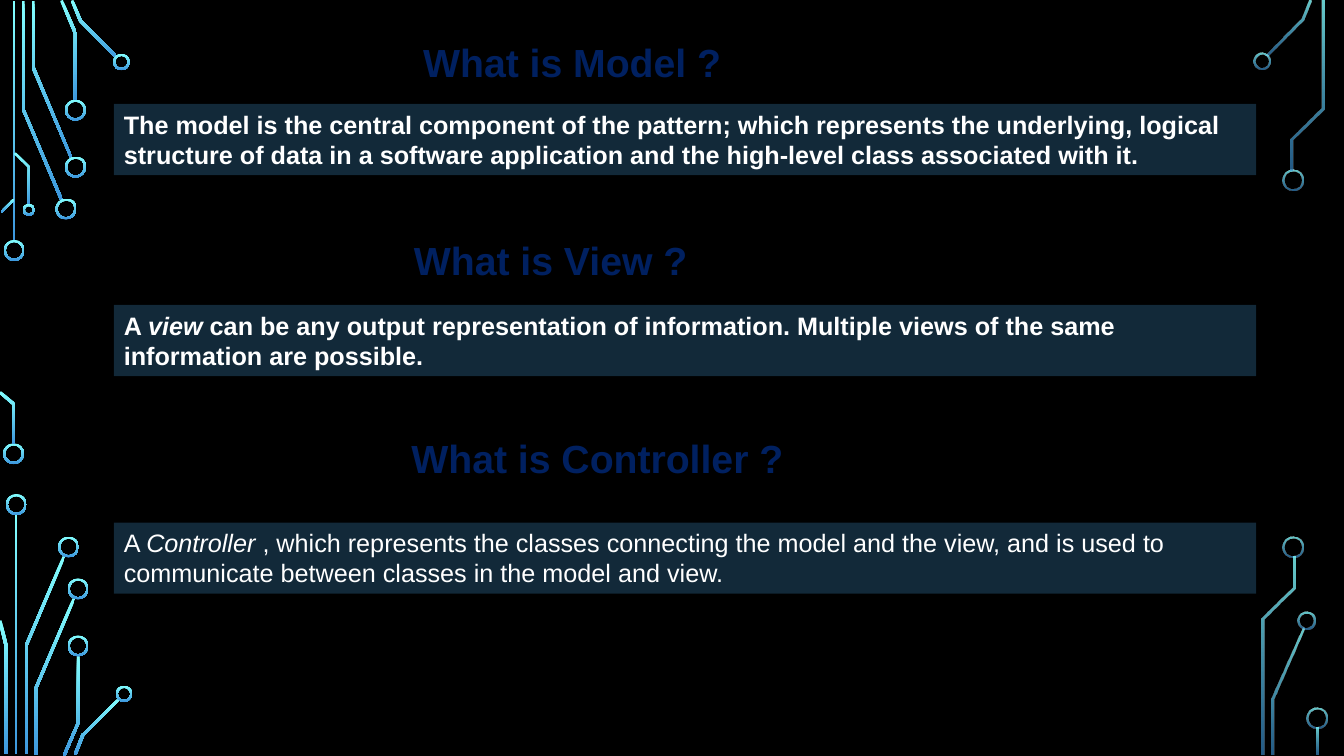
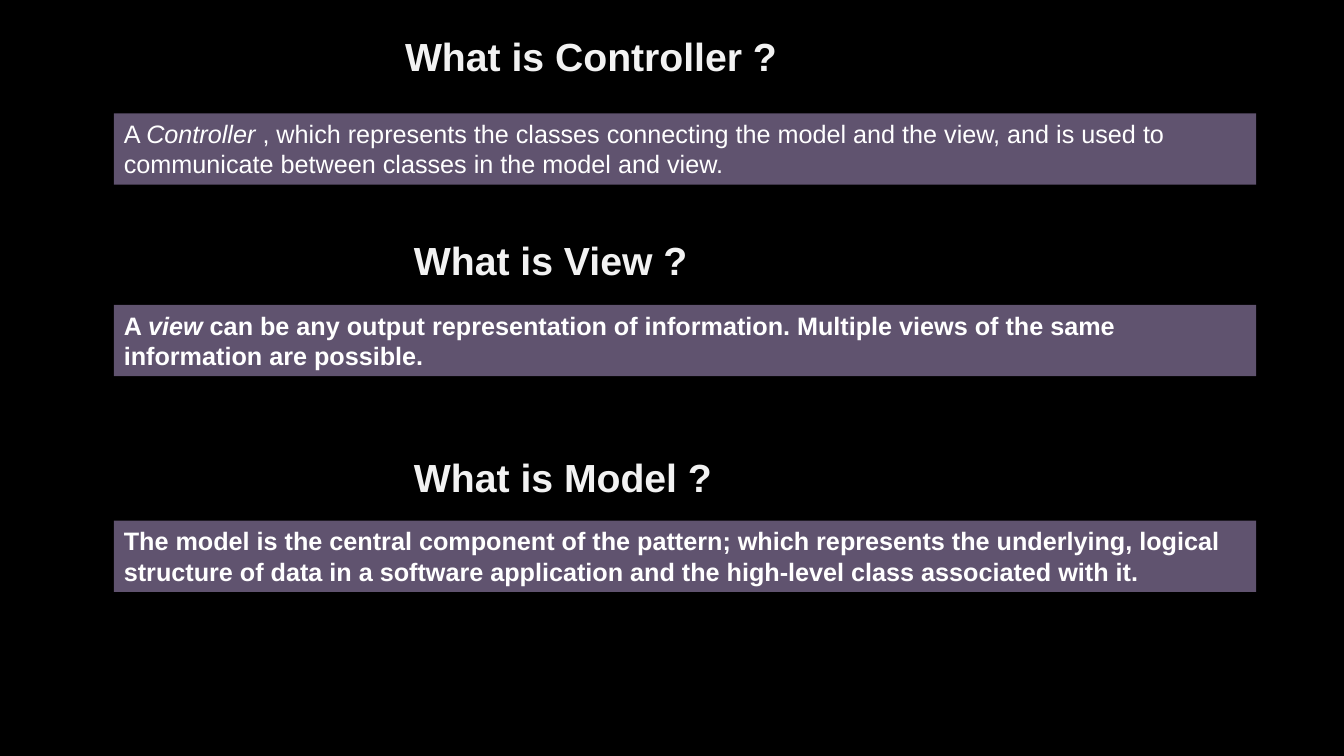
Before and after one commit to bugChanger/E-receipit_for_CSE404, a slide deck: slide 4 of MVC_video.pptx (slide 3 before the commit). Drawn at 1344x756 pixels with LibreOffice and Linux fonts; fonts in the diff are those of the drawing; background and template pictures are left out. Boxes give left, top, right and bottom in pixels: in the first picture for what was removed or moved away, otherwise in the second. Text is boxed around its words. In the diff, an @@ line names an element or a change of style, - is before the commit and + after.

Commit message:
slide of MVC's video tutorial
it's just the slide. on which we made the video

```diff
--- a/MVC_video.pptx
+++ b/MVC_video.pptx
@@ text colour #002060 to #F2F2F2 in 3 elements at (414, 246, 652, 276), (414, 463, 677, 493), (405, 42, 742, 72) @@
@@ text "What is Controller ?": place and size @@
-text "What is Controller ?" at (401, 430, 981, 487)
+text "What is Controller ?" at (405, 42, 742, 72)
@@ fill #255272 at 50% opacity to #C1A6DF at 50% opacity in 3 elements at (114, 306, 1256, 377), (114, 521, 1256, 593), (114, 114, 1256, 186) @@
@@ rectangle "A Controller , which represents ...": place and size @@
-rectangle "A Controller , which represents ..." at (114, 522, 1256, 594)
+rectangle "A Controller , which represents ..." at (114, 114, 1256, 186)
@@ text "What is Model ?": place and size @@
-text "What is Model ?" at (413, 34, 899, 92)
+text "What is Model ?" at (414, 463, 677, 493)
@@ rectangle "The model is the central ...": place and size @@
-rectangle "The model is the central ..." at (114, 104, 1256, 175)
+rectangle "The model is the central ..." at (114, 521, 1256, 593)
@@ group removed at (0, 0, 1328, 756): 33 freeform shapes, 3 rectangles @@
```
Also in this commit, not shown: 2 other slides changed, 4 slides added, 3 slides removed.
